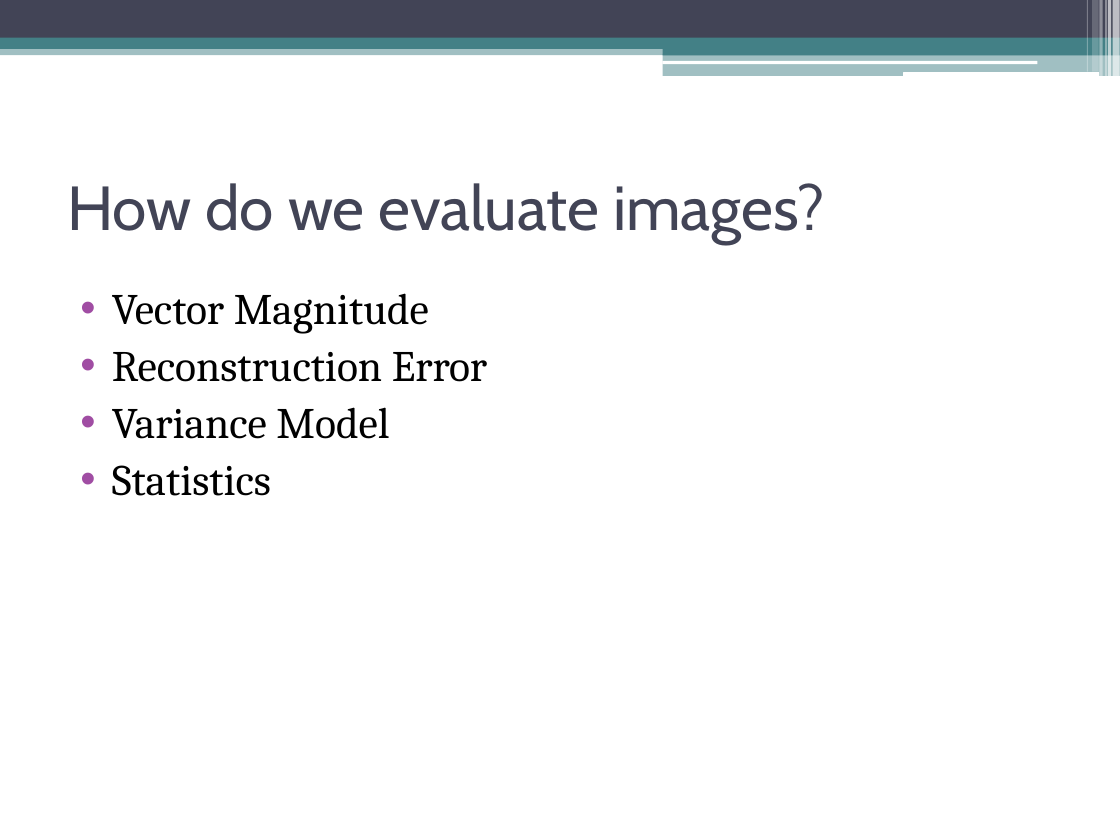
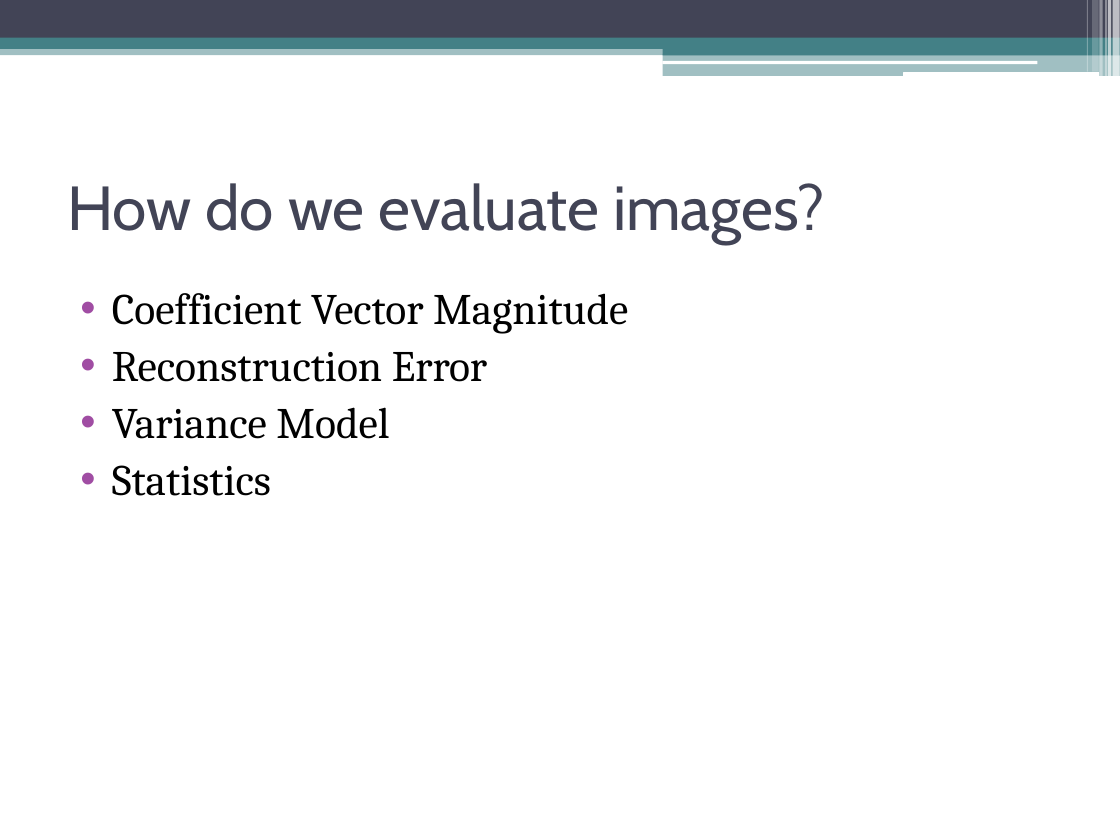
Before and after one commit to dyross/davidrossmastersproject, a slide deck: slide 22 of mastersProject/presentation/visualizationToolsForWebcams.pptx. Drawn at 1120x840 pixels with LibreOffice and Linux fonts; fonts in the diff are those of the drawing. Boxes give left, top, right and bottom in pixels: in the first picture for what was removed or moved away, otherwise in the second. Text is boxed around its words. In the diff, an @@ line names an element or a change of style, - is before the commit and + after.

```diff
--- a/mastersProject/presentation/visualizationToolsForWebcams.pptx
+++ b/mastersProject/presentation/visualizationToolsForWebcams.pptx
@@ text at <box>112,293,628,334</box>: text changed @@
-• Vector Magnitude
+• Coefficient Vector Magnitude
```
Also in this commit, not shown: 5 other slides changed, 1 slide added, 17 other files.
